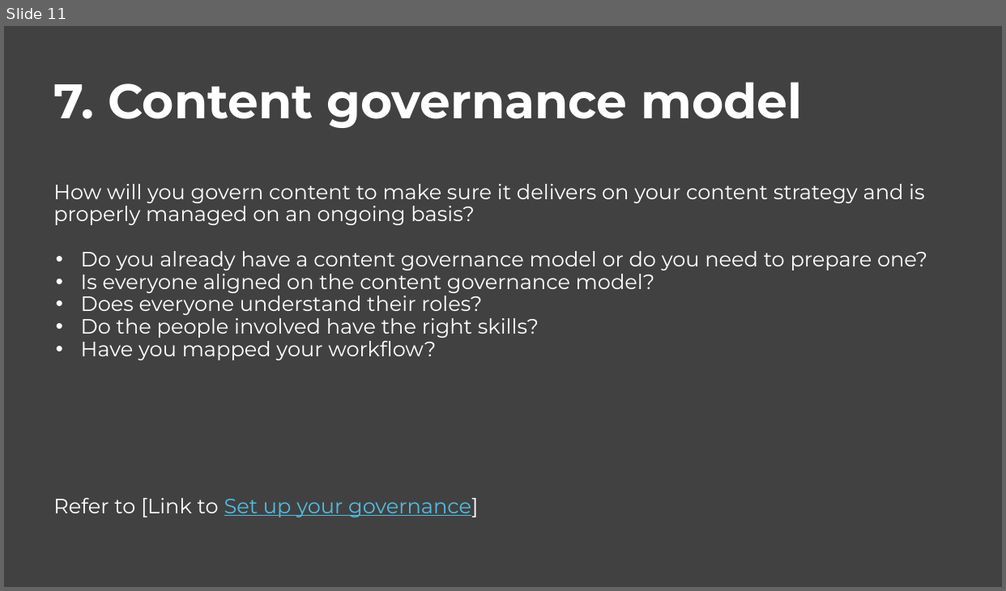
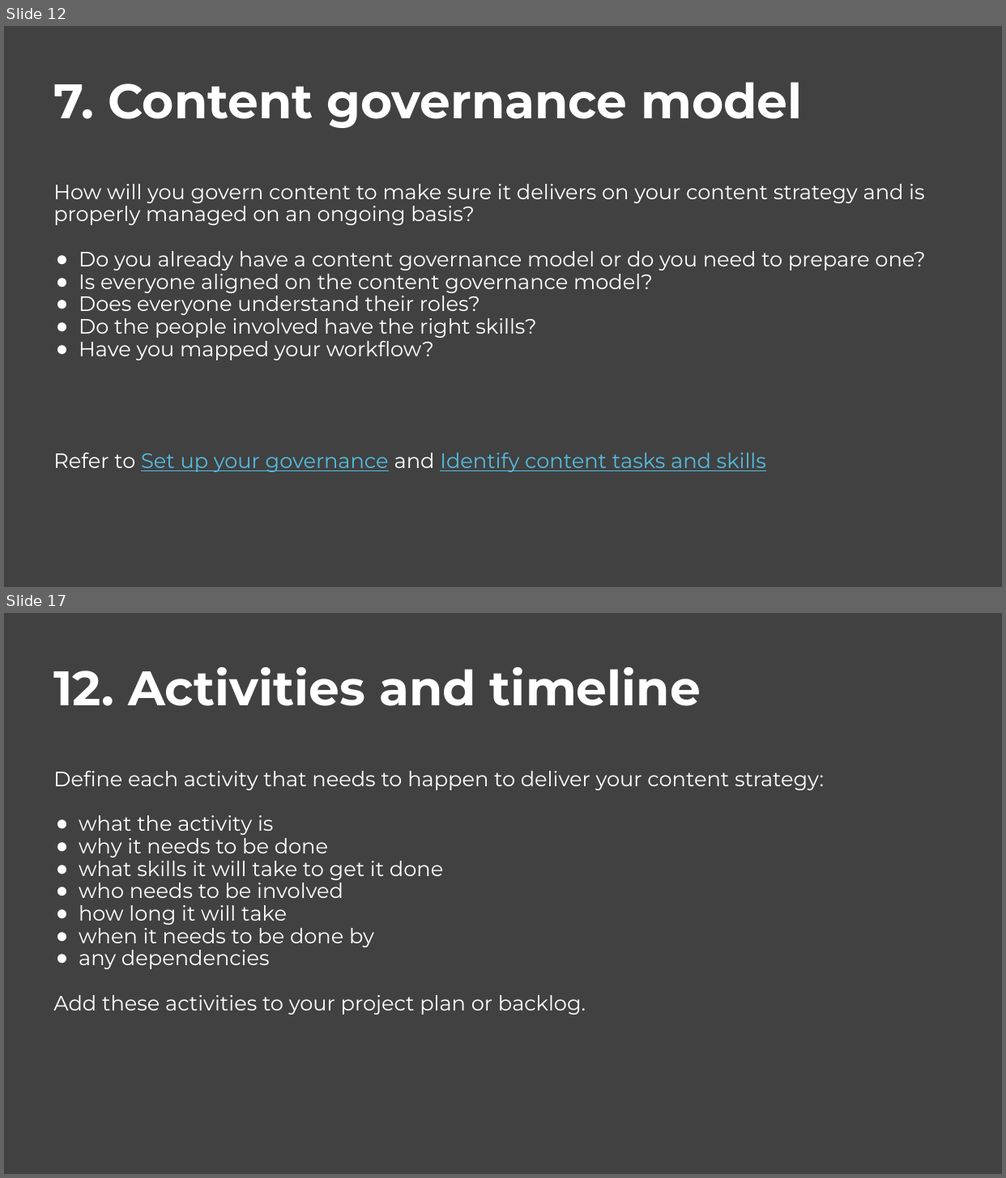
Before and after one commit to govau/service-manual, a slide deck: assets/files/content-strategy/content-strategy-template.pptx. Shown one above the other, each under a label of ours: slide 11 before the commit, slides 12 and 17 after it; the slides between them are not shown. The pictures are 1006x591 and 1006x1178 pixels, drawn with LibreOffice and Linux fonts; fonts in the diff are those of the drawing; background and template pictures are left out. Boxes give left, top, right and bottom in pixels: in the first picture for what was removed or moved away, otherwise in the second. Text is boxed around its words. In the diff, an @@ line names an element or a change of style, - is before the commit and + after.

Commit message:
Editorial QA - content strategy template (the template asset file)

```diff
--- a/assets/files/content-strategy/content-strategy-template.pptx
+++ b/assets/files/content-strategy/content-strategy-template.pptx
@@ slide 17 added at bbox=[4, 613, 1002, 1174], background #414141 @@
@@ title added at bbox=[53, 667, 824, 1015], 30 pt, text #FFFFFF @@
+12. Activities and timeline
+Define each activity that needs to happen to deliver your content strategy:
+● what the activity is
+● why it needs to be done
+● what skills it will take to get it done
+● who needs to be involved
+● how long it will take
+● when it needs to be done by
+● any dependencies
+Add these activities to your project plan or backlog.
@@ what was slide 11 is now slide 12 @@
@@ slide 12 changed as well @@
@@ title at bbox=[79, 251, 925, 361]: bullet • to ● @@
@@ title at bbox=[53, 453, 766, 472]: text changed @@
-Refer to [Link to Set up your governance]
+Refer to Set up your governance and Identify content tasks and skills
```
Also in this commit, not shown: 11 other slides changed, 5 other slides added, 4 other files.
